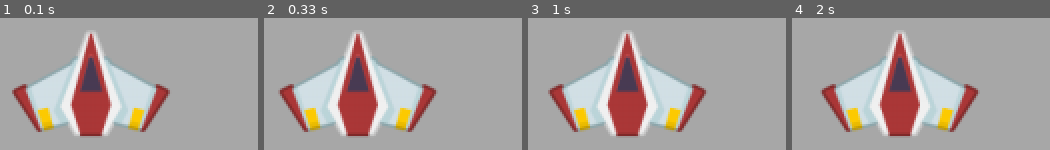
Above: before the commit, frames 1-4 (left to right).
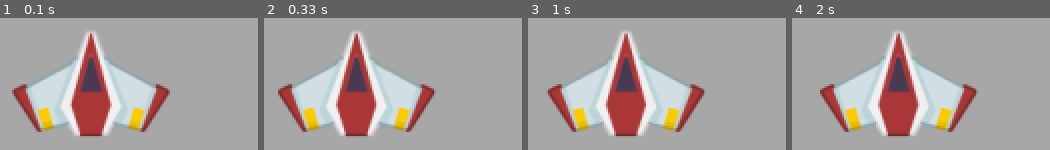
Above: after the commit, the same moments.

Repository: shengrui12/Pygame
Game: pygame game, started from Spaceshooter.py
Two runs of this game, one before a commit and one after it. Both use one fixed random seed, a clock stepped at 60 frames per second and the inputs below.
Inputs:
- Up to frame 1 (0.1 s): no input
- Up to frame 2 (0.33 s): no input
- Up to frame 3 (1 s): no input
- Up to frame 4 (2 s): no input

Frame 1 is identical in both runs. In frame 2, 5.8% of the frame differs, in the area x 5-67%, y 12-90%; in frame 3, 5.7%; in frame 4, 5.8%.

Commit message:
Refactor Spaceshooter.py for clarity and structure

Diff:
--- a/Spaceshooter.py
+++ b/Spaceshooter.py
@@ -1,29 +1,54 @@
+#Import library Pygame
 import pygame
 
+#Initiating Pygame
 pygame.init()
+
+#Creating display surface
 window_x = 1280
 window_y = 720
-display_surface = pygame.display.set_mode((window_x, window_y))
+display_surface = pygame.display.set_mode((window_x, window_y)) #Imports the window
+
+#Rename the display surface name
 pygame.display.set_caption("Space Shooter")
 
+#Creating a FPS (Frames per second)
+clock = pygame.time.Clock()
+
+#Starts running the game. Change the value to true, if else, close the display
 running = True
 
+#This variables helps the object to move each time this variable increase or decrease
 x = 100
+
+#Creating a surface in the display
 surf = pygame.Surface((100, 200))
+#Changing the color of the surface
 surf.fill("red")
 
+#Import images
 player_surf = pygame.image.load("../player.png")
 
+#Loop
 while running:
     for event in pygame.event.get():
         if event.type == pygame.QUIT:
-            running = False
+            running = False #If false then out of the loop
 
+    #Changing the color of the display
     display_surface.fill("darkgrey")
 
+    #Here the surface go to x and y position.
     display_surface.blit(player_surf, (x, 150))
 
+    #Here is how we can make surfaces move
     x += 0.1
+
+    #Update the window
     pygame.display.update()
 
+    #Value of the game FPS (More fps, more quickly)
+    clock.tick(60)
+
+#This let the game close
 pygame.quit()
